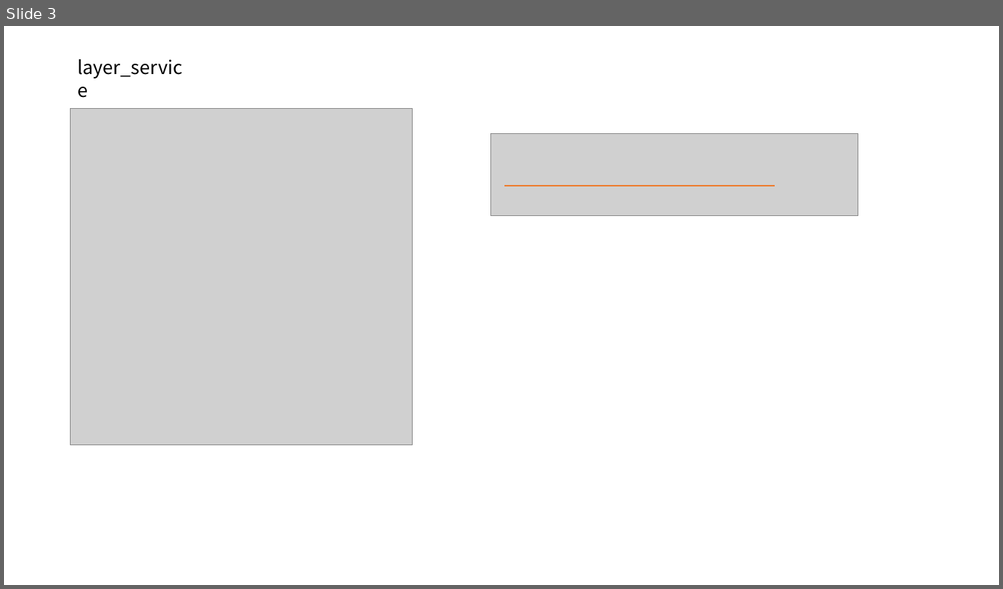
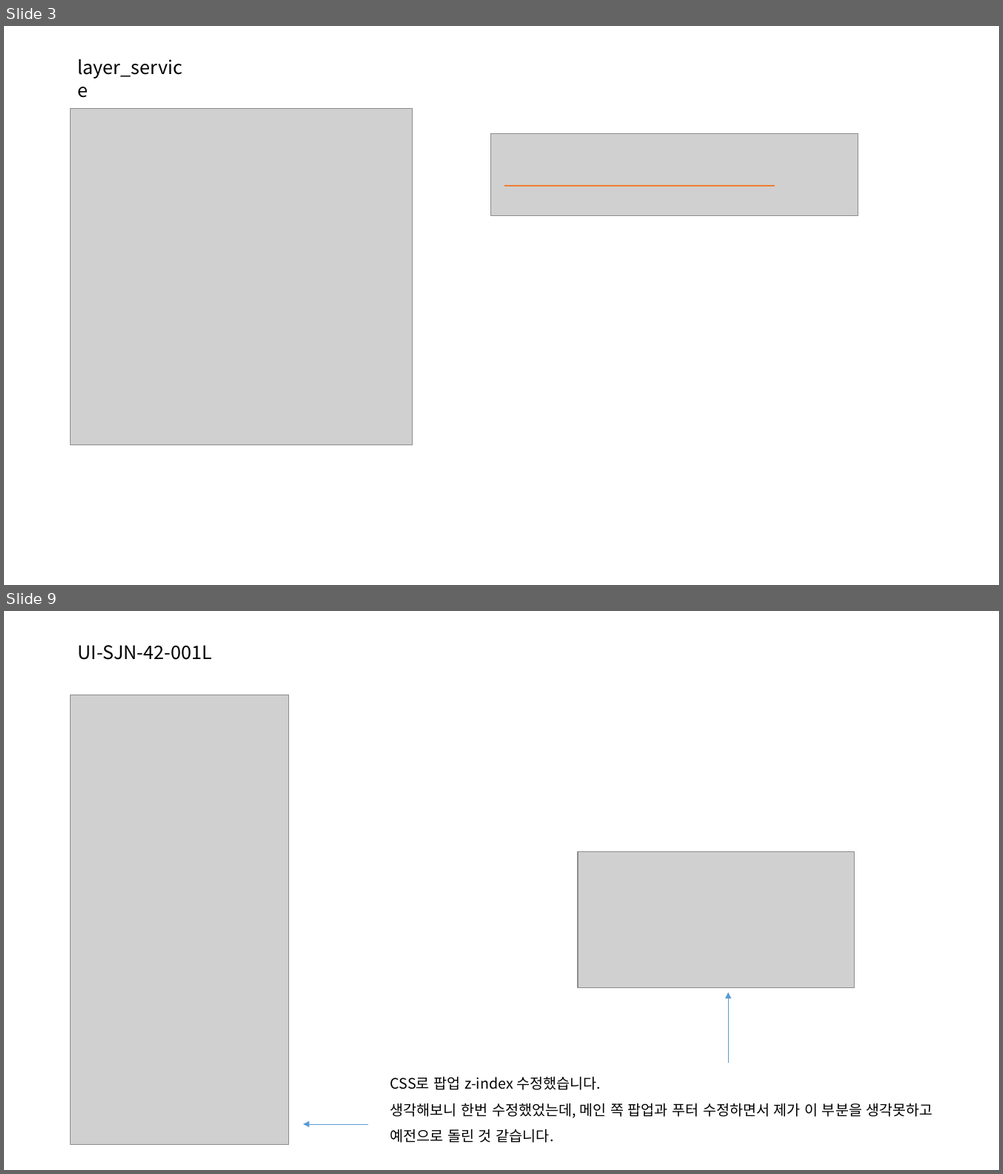
Before and after one commit to jeoungGyy/sejong, a slide deck: ppt/04-01.pptx. Shown one above the other, each under a label of ours: slide 3 before the commit, slides 3 and 9 after it; the slides between them are not shown. The pictures are 1003x589 and 1003x1174 pixels, drawn with LibreOffice and Linux fonts; fonts in the diff are those of the drawing; grey boxes stand for pictures. Boxes give left, top, right and bottom in pixels: in the first picture for what was removed or moved away, otherwise in the second. Text is boxed around its words. In the diff, an @@ line names an element or a change of style, - is before the commit and + after.

Commit message:
04-01.pptx 수정

```diff
--- a/ppt/04-01.pptx
+++ b/ppt/04-01.pptx
@@ slide 9 added at (x1=4, y1=611, x2=999, y2=1170), background #FFFFFF @@
@@ text added at (x1=78, y1=645, x2=212, y2=660), 18 pt, text #000000 @@
+UI-SJN-42-001L
@@ picture added at (x1=71, y1=695, x2=289, y2=1145) @@
@@ picture added at (x1=578, y1=852, x2=854, y2=988) @@
@@ arrow added from (728, 1063) to (728, 992), #5B9BD5 0.5 pt @@
@@ text added at (x1=390, y1=1076, x2=933, y2=1143), 14 pt, text #000000 @@
+CSS로 팝업 z-index 수정했습니다.
+생각해보니 한번 수정했었는데, 메인 쪽 팝업과 푸터 수정하면서 제가 이 부분을 생각못하고
+예전으로 돌린 것 같습니다.
@@ arrow added from (369, 1125) to (303, 1125), #5B9BD5 0.5 pt @@
```
Also in this commit, not shown: 1 slide changed, 8 other slides added, 12 other files.
